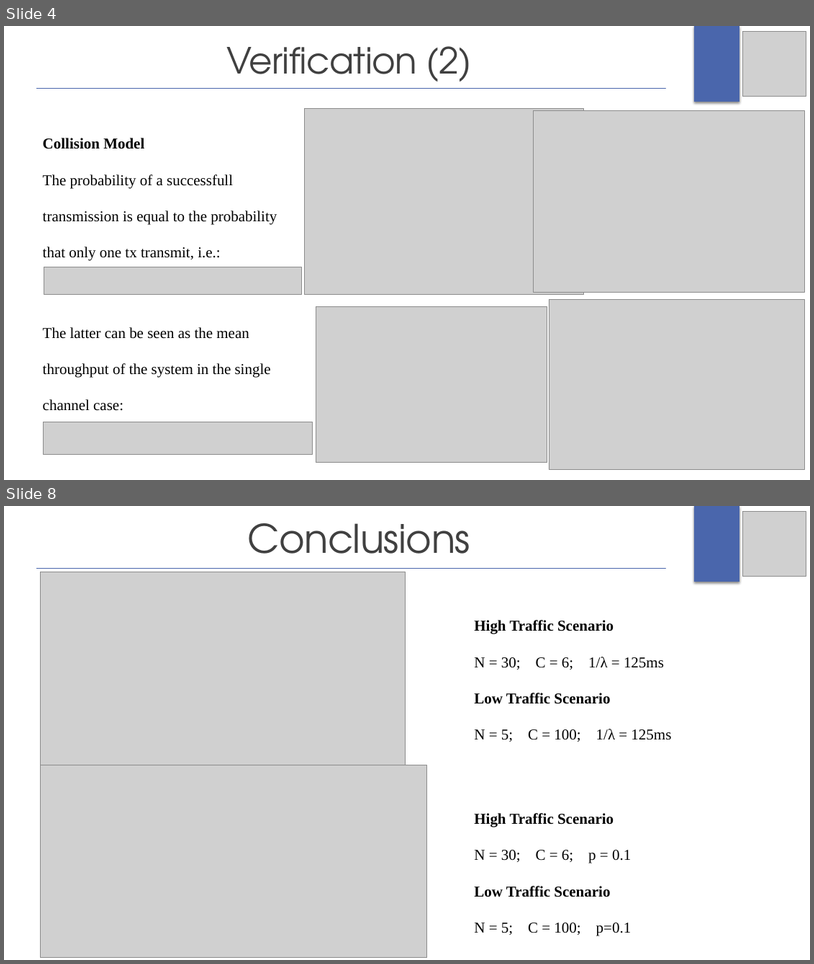
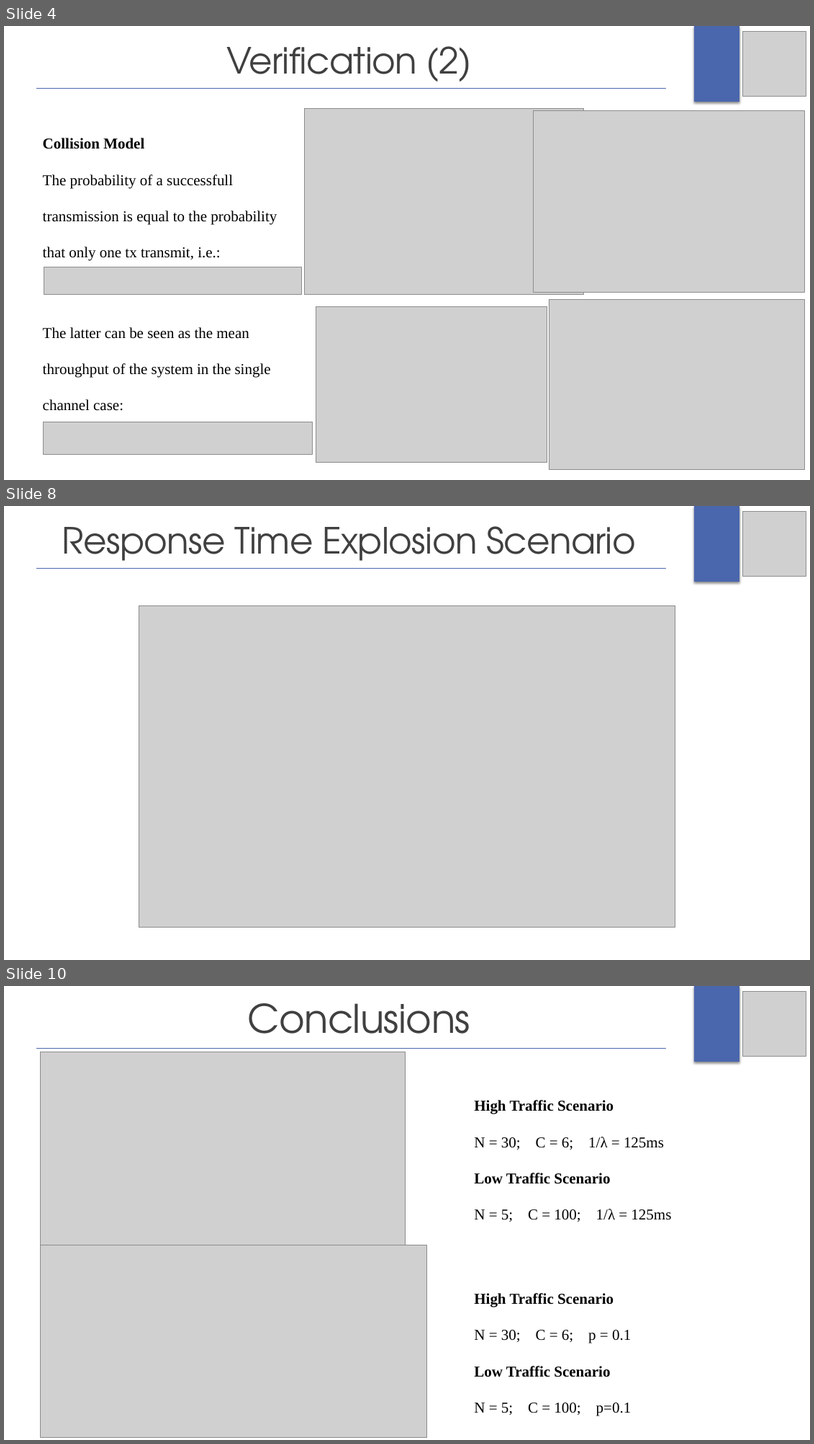
Before and after one commit to gerti98/PerformanceEvaluationGroupProject, a slide deck: Project Presentation/ProjectPresentation.pptx. Shown one above the other, each under a label of ours: slides 4 and 8 before the commit, slides 4, 8 and 10 after it; the slides between them are not shown. The pictures are 814x964 and 814x1444 pixels, drawn with LibreOffice and Linux fonts; fonts in the diff are those of the drawing; grey boxes stand for pictures. Boxes give left, top, right and bottom in pixels: in the first picture for what was removed or moved away, otherwise in the second. Text is boxed around its words. In the diff, an @@ line names an element or a change of style, - is before the commit and + after.

```diff
--- a/Project Presentation/ProjectPresentation.pptx
+++ b/Project Presentation/ProjectPresentation.pptx
@@ slide 8 added at (4,506,810,960), background #FFFFFF; not listed: 1 template element that a slide beside it also shows @@
@@ text added at (62,526,636,569), 42.9 pt, text #404040 @@
+Response Time Explosion Scenario
@@ picture added at (743,512,806,576) @@
@@ line added from (36, 569) to (666, 569), #4A66AC 0.75 pt @@
@@ picture added at (139,606,676,926) @@
@@ what was slide 8 is now slide 10 @@
```
Also in this commit, not shown: 1 slide changed, 3 other slides added, 2 slides removed, 17 other files.
